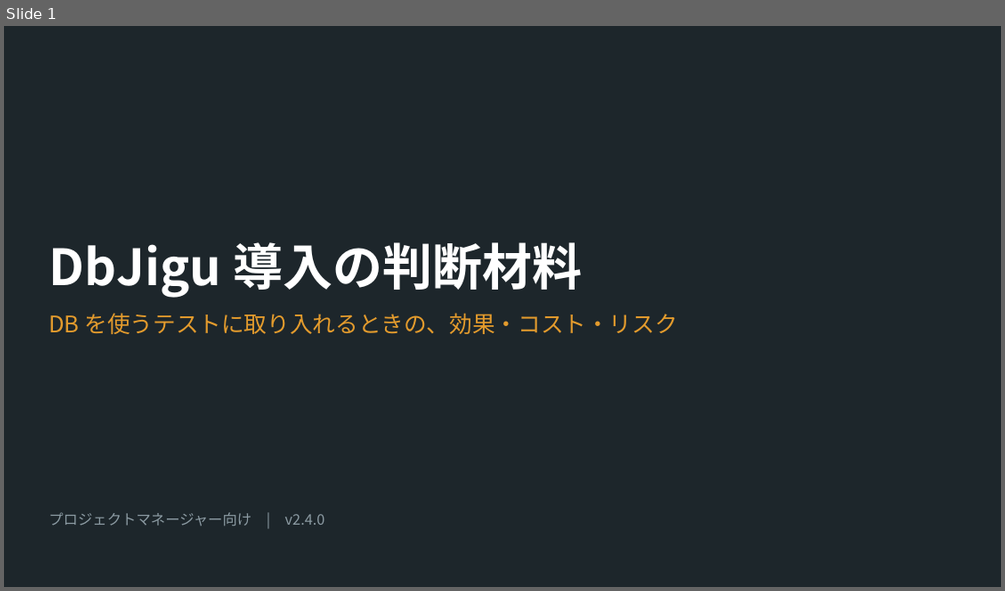
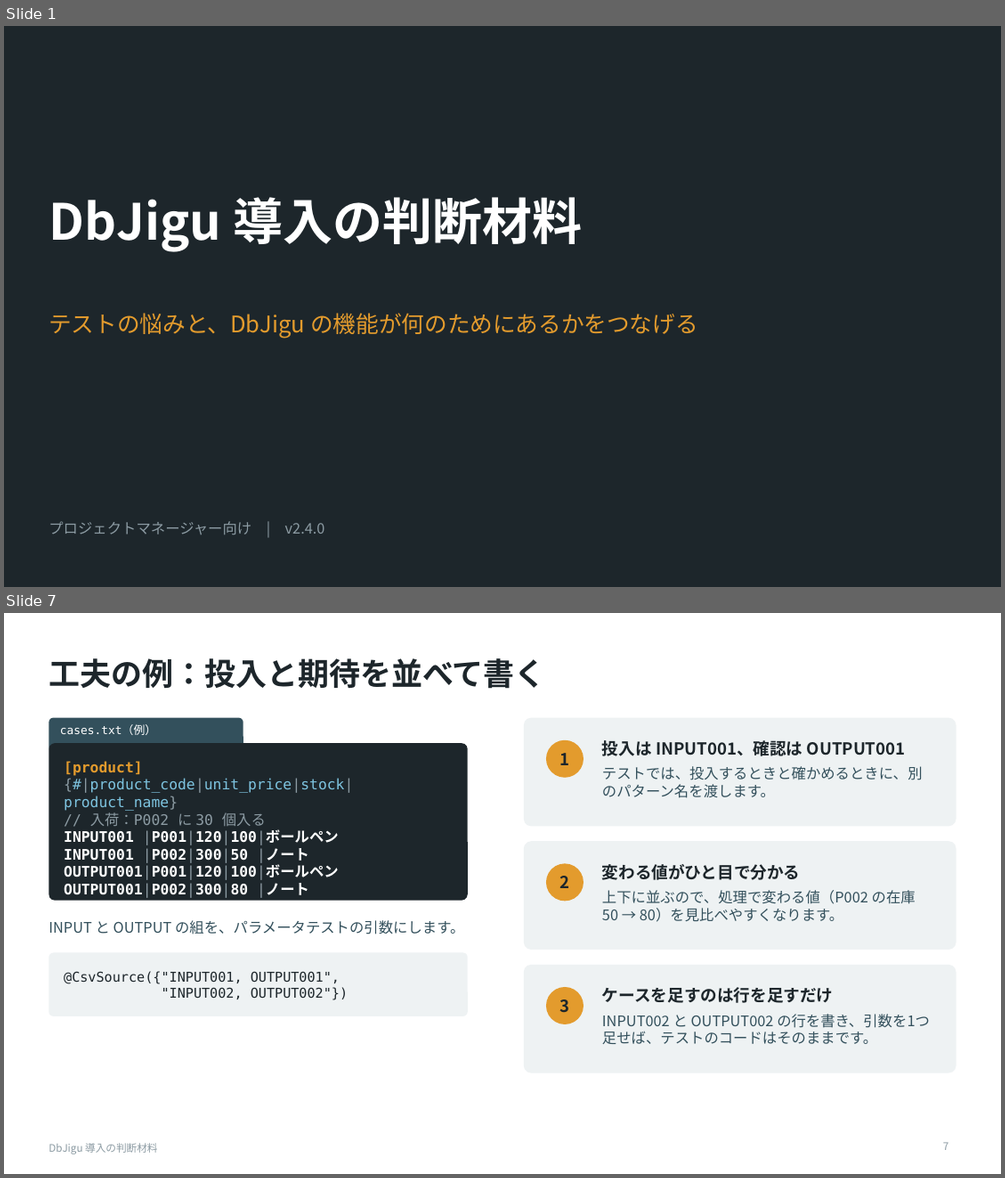
Before and after one commit to raindrop-aqua/java-test-toolbelt, a slide deck: docs/slides/dbjigu-for-managers.pptx. Shown one above the other, each under a label of ours: slide 1 before the commit, slides 1 and 7 after it; the slides between them are not shown. The pictures are 1005x591 and 1005x1178 pixels, drawn with LibreOffice and Linux fonts; fonts in the diff are those of the drawing. Boxes give left, top, right and bottom in pixels: in the first picture for what was removed or moved away, otherwise in the second. Text is boxed around its words. In the diff, an @@ line names an element or a change of style, - is before the commit and + after.

```diff
--- a/docs/slides/dbjigu-for-managers.pptx
+++ b/docs/slides/dbjigu-for-managers.pptx
@@ slide 7 added at [4,613,1001,1174], background #FFFFFF @@
@@ title added at [48,658,545,689], 30 pt, text #1D262B, bold @@
+工夫の例：投入と期待を並べて書く
@@ rounded rectangle added at [48,718,243,752], fill #33505C @@
@@ rounded rectangle added at [524,718,956,826], fill #EEF2F3 @@
@@ rounded rectangle added at [48,743,468,900], fill #1D262B @@
@@ text added at [60,725,156,735], 11 pt, text #FFFFFF @@
+cases.txt（例）
@@ ellipse added at [546,740,583,778], fill #E39B2D @@
@@ text added at [602,740,922,798], 14 pt, text #33505C @@
+投入は INPUT001、確認は OUTPUT001
+テストでは、投入するときと確かめるときに、別のパターン名を渡します。
@@ text added at [64,761,353,898], 14 pt, text #FFFFFF, bold @@
+[product]
+{#|product_code|unit_price|stock|product_name}
+// 入荷：P002 に 30 個入る
+INPUT001 |P001|120|100|ボールペン
+INPUT001 |P002|300|50 |ノート
+OUTPUT001|P001|120|100|ボールペン
+OUTPUT001|P002|300|80 |ノート
@@ text added at [559,753,569,765], 16 pt, text #1D262B, bold @@
+1
@@ rounded rectangle added at [524,841,956,949], fill #EEF2F3 @@
@@ ellipse added at [546,863,583,900], fill #E39B2D @@
@@ text added at [559,876,569,888], 16 pt, text #1D262B, bold @@
+2
@@ text added at [602,864,915,922], 14 pt, text #33505C @@
+変わる値がひと目で分かる
+上下に並ぶので、処理で変わる値（P002 の在庫 50 → 80）を見比べやすくなります。
@@ text added at [48,920,464,934], 14 pt, text #33505C @@
+INPUT と OUTPUT の組を、パラメータテストの引数にします。
@@ rounded rectangle added at [48,952,468,1016], fill #EEF2F3 @@
@@ text added at [64,971,348,1000], 13 pt, text #1D262B @@
+@CsvSource({"INPUT001, OUTPUT001",
+"INPUT002, OUTPUT002"})
@@ rounded rectangle added at [524,965,956,1073], fill #EEF2F3 @@
@@ ellipse added at [546,987,583,1024], fill #E39B2D @@
@@ text added at [559,999,569,1013], 16 pt, text #1D262B, bold @@
+3
@@ text added at [602,987,930,1044], 14 pt, text #33505C @@
+ケースを足すのは行を足すだけ
+INPUT002 と OUTPUT002 の行を書き、引数を1つ足せば、テストのコードはそのままです。
@@ text added at [48,1143,157,1154], 10 pt, text #8C9BA3 @@
+DbJigu 導入の判断材料
@@ page number added at [943,1142,948,1150], 10 pt, text #8C9BA3 @@
+7
@@ slide 1 changed as well @@
@@ title "DbJigu 導入の判断材料" at [48,197,582,252]: vertical alignment bottom to top @@
@@ text at [48,313,698,338]: text changed @@
-DB を使うテストに取り入れるときの、効果・コスト・リスク
+テストの悩みと、DbJigu の機能が何のためにあるかをつなげる
@@ text "プロジェクトマネージャー向け | v2.4.0": place and size @@
-text "プロジェクトマネージャー向け | v2.4.0" at [48,512,325,525]
+text "プロジェクトマネージャー向け | v2.4.0" at [48,521,325,534]
@@ text "プロジェクトマネージャー向け | v2.4.0" at [48,521,325,534]: vertical alignment middle to top @@
```
Also in this commit, not shown: 8 other slides changed, 5 other slides added, 1 slide removed, 1 other file.
